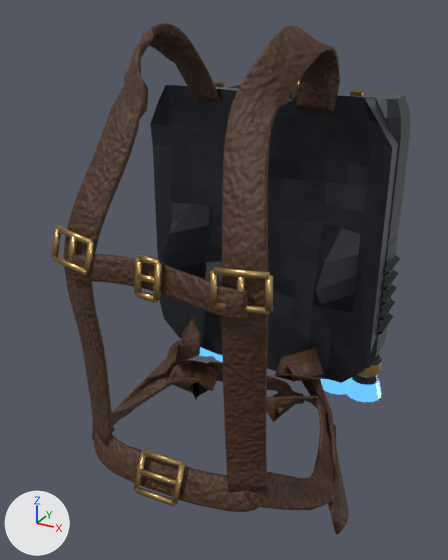
The glTF model assets/models/scottish-base-v2/jetpack-only.glb, before and after one commit.
Rendered twice from a camera (50 mm lens) standing at (0.307, -0.513, 1.561) and looking at (-0.015, 0.073, 1.269). The axes (+X, +Y, +Z) are drawn at lower left. The lights are the same throughout. The first picture is the older version. Vertices at exactly the same position are counted once.

In view in the first picture: 'gear_white_pack'.
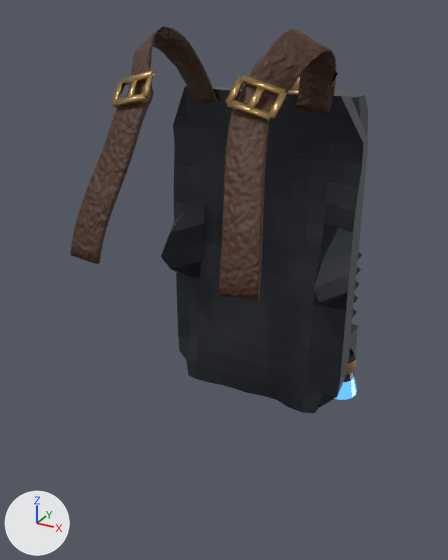
Patch to the scene script:
```diff
--- a/assets/models/scottish-base-v2/jetpack-only.glb.py
+++ b/assets/models/scottish-base-v2/jetpack-only.glb.py
@@ me_gear_white_pack @@
-me_gear_white_pack.from_pydata(...)  # 3230 vertices, 6064 faces; spans x -0.173..0.175, y -0.112..0.296, z 1.034..1.547
+me_gear_white_pack.from_pydata(...)  # 2832 vertices, 5284 faces; spans x -0.118..0.118, y -0.093..0.275, z 1.068..1.544
+# me_gear_white_pack part 1: the loose piece of 255 vertices spanning x -0.15..-0.062, y 0.195..0.245, z 1.072..1.132 is moved by (0.032, -0.011, 0.0)
+# me_gear_white_pack part 2: the loose piece of 255 vertices spanning x 0.062..0.15, y 0.195..0.245, z 1.072..1.132 is moved by (-0.032, -0.011, 0.0)
+# me_gear_white_pack part 3: a new loose piece, a box spanning x -0.1..0.1, y 0.21..0.252, z 1.068..1.155, in mat_pack_gunmetal (picture img_pack_gunmetal_basecolor)
+# me_gear_white_pack part 4: the loose piece of 30 vertices spanning x -0.095..-0.08, y 0.189..0.203, z 1.468..1.475 is moved by (0.032, -0.011, 0.0)
+# me_gear_white_pack part 5: the loose piece of 30 vertices spanning x 0.08..0.095, y 0.189..0.203, z 1.468..1.475 is moved by (-0.032, -0.011, 0.0)
+# me_gear_white_pack part 6: the loose piece of 8 vertices spanning x -0.096..-0.087, y -0.097..-0.086, z 1.331..1.362 is multiplied about its middle by the matrix ((0.846, 0.062, -0.206), (0.067, 0.72, 0.489), (0.204, -0.49, 0.693)), then moved by (0.007, 0.077, 0.138)
+# me_gear_white_pack part 7: the loose piece of 8 vertices spanning x -0.114..-0.066, y -0.095..-0.083, z 1.356..1.366 is multiplied about its middle by the matrix ((-0.763, 0.322, 0.125), (0.085, 0.467, -0.689), (-0.335, -0.615, -0.458)), then moved by (0.026, 0.063, 0.12)
+# me_gear_white_pack part 8: the loose piece of 8 vertices spanning x 0.089..0.098, y -0.099..-0.091, z 1.331..1.362 is multiplied about its middle by the matrix ((-0.789, -0.354, -0.115), (-0.125, 0.506, -0.7), (0.351, -0.617, -0.508)), then moved by (-0.009, 0.081, 0.139)
+# me_gear_white_pack part 9: the loose piece of 8 vertices spanning x 0.066..0.074, y -0.103..-0.094, z 1.33..1.36 is multiplied about its middle by the matrix ((0.844, -0.102, 0.18), (-0.033, 0.68, 0.54), (-0.204, -0.532, 0.656)), then moved by (-0.005, 0.083, 0.145)
+# me_gear_white_pack part 10: the loose piece of 6 vertices spanning x 0.146..0.153, y 0.17..0.222, z 1.19..1.2 is moved by (-0.045, -0.011, 0.0)
+# me_gear_white_pack part 11: the loose piece of 6 vertices spanning x 0.146..0.153, y 0.17..0.222, z 1.21..1.22 is moved by (-0.045, -0.011, 0.0)
+# me_gear_white_pack part 12: the loose piece of 6 vertices spanning x 0.146..0.153, y 0.17..0.222, z 1.23..1.24 is moved by (-0.045, -0.011, 0.0)
+# me_gear_white_pack part 13: the loose piece of 6 vertices spanning x 0.146..0.153, y 0.17..0.222, z 1.25..1.26 is moved by (-0.045, -0.011, 0.0)
+# me_gear_white_pack part 14: the loose piece of 6 vertices spanning x 0.146..0.153, y 0.17..0.222, z 1.27..1.28 is moved by (-0.045, -0.011, 0.0)
+# me_gear_white_pack part 15: the loose piece of 506 vertices spanning x -0.046..0.046, y 0.179..0.271, z 1.126..1.512 is rebuilt with 866 vertices and now spans x -0.032..0.032, y 0.188..0.252, z 1.138..1.508
+# me_gear_white_pack part 16: the loose piece of 390 vertices spanning x -0.15..0.15, y 0.067..0.173, z 1.135..1.478 is rebuilt with 442 vertices and now spans x -0.118..0.118, y 0.065..0.168, z 1.092..1.478
+# me_gear_white_pack part 17: the loose piece of 70 vertices spanning x -0.145..-0.067, y 0.171..0.261, z 1.13..1.47 is rebuilt with 70 vertices and now spans x -0.1..-0.048, y 0.166..0.244, z 1.13..1.47
+# me_gear_white_pack part 18: the loose piece of 70 vertices spanning x 0.067..0.145, y 0.171..0.261, z 1.13..1.47 is rebuilt with 70 vertices and now spans x 0.048..0.1, y 0.166..0.244, z 1.13..1.47
+# me_gear_white_pack part 19: 21 loose pieces with 744 vertices, spanning x -0.173..0.175, y -0.112..0.195, z 1.034..1.432, are deleted
+# me_gear_white_pack part 20: 662 vertices removed from x -0.112..0.113, y -0.102..0.269, z 1.112..1.547; 612 vertices added at x -0.103..0.106, y -0.093..0.275, z 1.172..1.544
+# other edits to the shape of me_gear_white_pack do not show in these pictures
 me_gear_white_pack.materials.append(mat_pack_gunmetal)
```

Boxes [x1, y1, x2, y2] around the edits, measured in the pictures (448 x 560 px; the box of a moved part takes in the faces that stretch with it):
'gear_white_pack', reshaped (17% narrower, 24% shorter): before [51, 23, 410, 534]; after [70, 26, 369, 413]
part 1 of me_gear_white_pack, moved or reshaped (not visible afterwards): before [199, 347, 223, 362]
part 2 of me_gear_white_pack, moved or reshaped: before [321, 354, 382, 402]; after [335, 349, 357, 400]
part 3 of me_gear_white_pack, added (mostly hidden): after [349, 324, 358, 373]
part 4 of me_gear_white_pack, moved or reshaped (not visible afterwards): before [214, 82, 226, 87]
part 5 of me_gear_white_pack, moved or reshaped (not visible afterwards): before [350, 90, 363, 96]
part 6 of me_gear_white_pack, moved or reshaped: before [67, 235, 77, 264]; after [111, 82, 125, 104]
part 7 of me_gear_white_pack, moved or reshaped: before [56, 226, 93, 245]; after [112, 93, 146, 108]
part 8 of me_gear_white_pack, moved or reshaped: before [237, 277, 245, 292]; after [268, 92, 287, 120]
part 9 of me_gear_white_pack, moved or reshaped: before [210, 270, 218, 306]; after [247, 86, 264, 110]
part 10 of me_gear_white_pack, moved or reshaped: before [377, 312, 393, 335]; after [352, 309, 357, 318]
part 11 of me_gear_white_pack, moved or reshaped: before [379, 298, 395, 321]; after [354, 295, 358, 303]
part 12 of me_gear_white_pack, moved or reshaped: before [380, 284, 397, 306]; after [355, 281, 359, 289]
part 13 of me_gear_white_pack, moved or reshaped: before [381, 269, 399, 292]; after [356, 267, 361, 275]
part 14 of me_gear_white_pack, moved or reshaped: before [384, 255, 401, 276]; after [358, 252, 362, 259]
part 15 of me_gear_white_pack, rebuilt (mostly hidden): before [297, 82, 299, 92]; after [289, 77, 300, 91]
part 16 of me_gear_white_pack, rebuilt (16% narrower, 10% taller): before [150, 85, 398, 383]; after [161, 86, 369, 413]
part 17 of me_gear_white_pack, rebuilt (mostly hidden): before [213, 82, 242, 88]; after [216, 85, 233, 89]
part 18 of me_gear_white_pack, rebuilt: before [347, 91, 410, 369]; after [334, 91, 368, 136]
part 19 of me_gear_white_pack, deleted: before [51, 228, 349, 534]
part 20 of me_gear_white_pack, moved or reshaped: before [64, 23, 340, 492]; after [70, 26, 338, 301]
